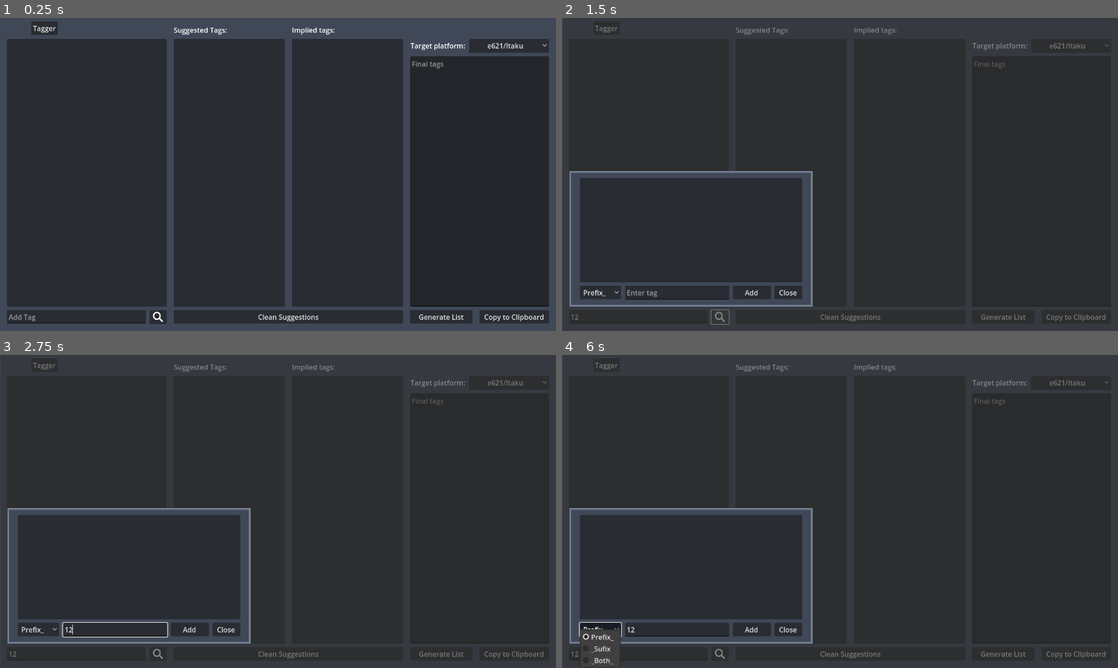
Above: before the commit, frames 1-4 (two rows, left to right).
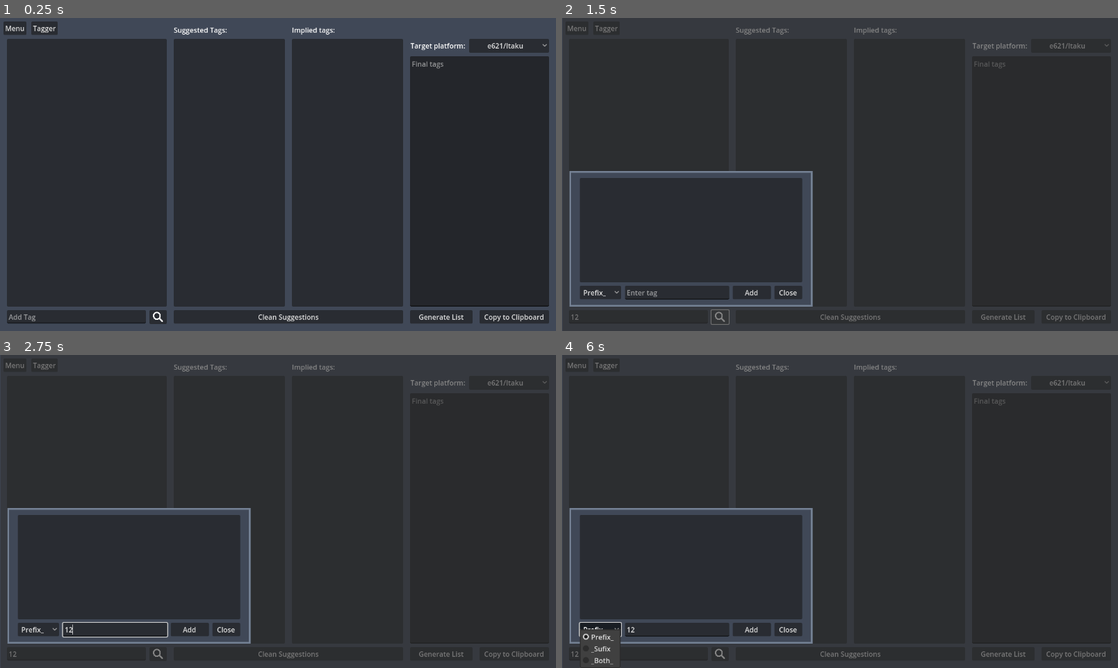
Above: after the commit, the same moments.

Repository: Ketei/e621Tagger
Game: Godot game, scene res://Scenes/application.tscn
Two runs of this game, one before a commit and one after it. Both use one fixed random seed, a clock stepped at 60 frames per second and the inputs below.
Inputs (mouse positions are in pixels of both pictures, inside the frame that each line leads up to):
- Up to frame 1 (0.25 s): no input
- Up to frame 2 (1.5 s): click (639, 315) at 0.52 s; type "12" at 0.6 s; click (717, 318) at 1.25 s
- Up to frame 3 (2.75 s): click (116, 630) at 2.02 s; type "12" at 2.1 s
- Up to frame 4 (6 s): click "Clean Suggestions" at 2.75 s; click "Generate List" at 3.5 s; click "Copy to Clipboard" at 4.25 s; click "e621/Itaku" at 5 s; click "Prefix_" at 5.75 s

The runs differ from the first frame. In frame 1, 0.2% of the frame differs, in the area x 0-5%, y 1-6%; in frame 2, less than 0.1%; in frame 3, less than 0.1%; in frame 4, less than 0.1%.

Commit message:
Fixed menu visibility
Unhid the main menu.

Diff:
--- a/Scenes/application.tscn
+++ b/Scenes/application.tscn
@@ -1467,7 +1467,6 @@
 color = Color(0.25098, 0.282353, 0.341176, 1)
 
 [node name="MenuBar" type="MenuBar" parent="."]
-visible = false
 layout_mode = 1
 anchors_preset = -1
 anchor_right = 0.056
@@ -1568,7 +1567,6 @@
 fixed_icon_size = Vector2i(10, 10)
 
 [node name="TaggerContextMenu" type="PopupMenu" parent="Tagger"]
-position = Vector2i(0, 256)
 size = Vector2i(122, 100)
 item_count = 3
 item_0/text = "Create Tag"
